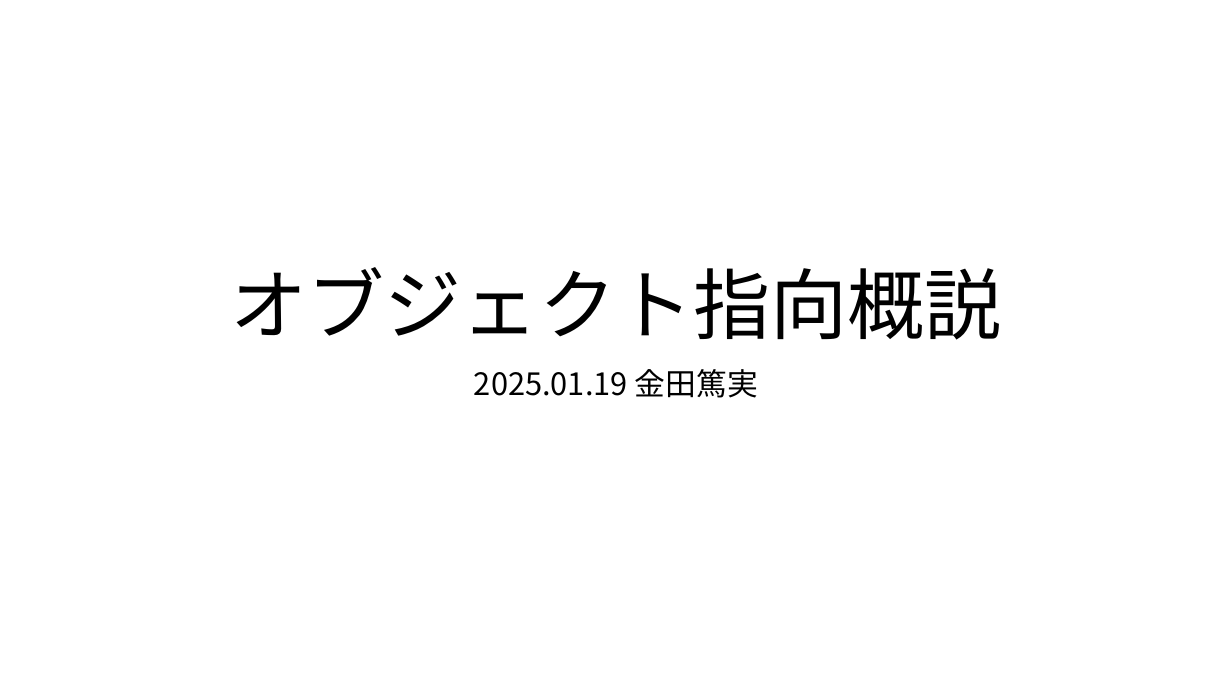
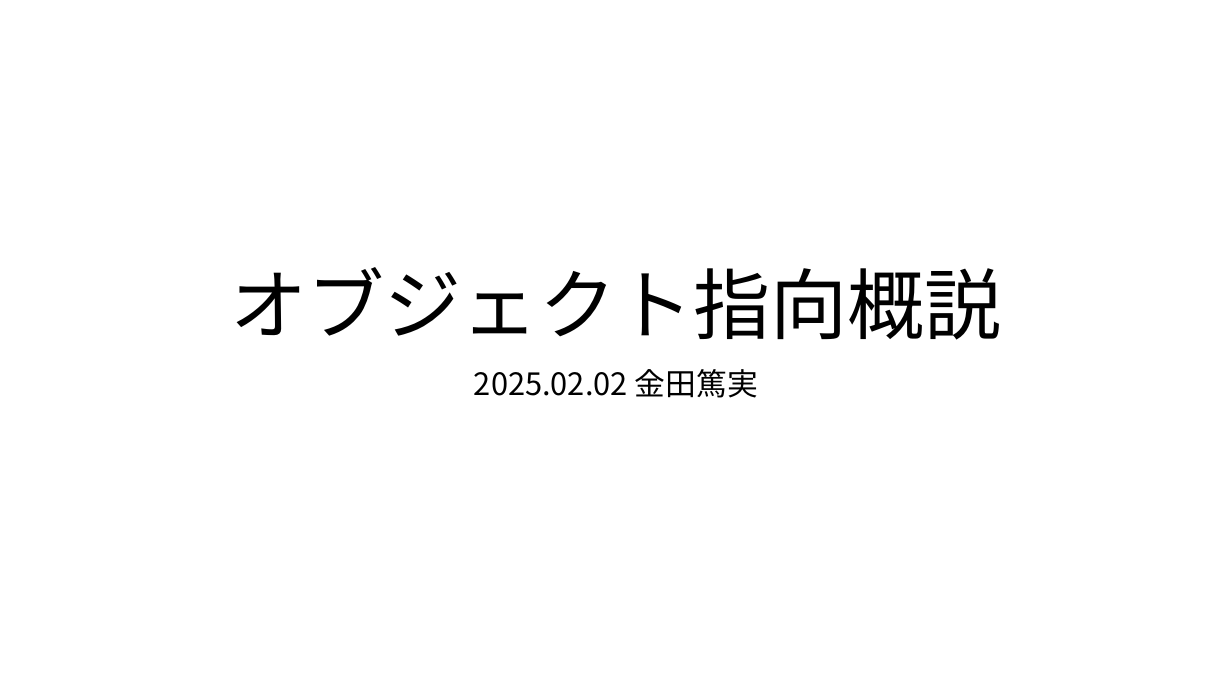
Before and after one commit to acchi17/CsSamply_DesignPattern, a slide deck: slide 1 of ObjectOrientedBasic/オブジェクト指向概説.pptx. Drawn at 1232x693 pixels with LibreOffice and Linux fonts; fonts in the diff are those of the drawing. Boxes give left, top, right and bottom in pixels: in the first picture for what was removed or moved away, otherwise in the second. Text is boxed around its words. In the diff, an @@ line names an element or a change of style, - is before the commit and + after.

```diff
--- a/ObjectOrientedBasic/オブジェクト指向概説.pptx
+++ b/ObjectOrientedBasic/オブジェクト指向概説.pptx
@@ subtitle at (x1=474, y1=369, x2=758, y2=398): text changed @@
-2025.01.19 金田篤実
+2025.02.02 金田篤実
```
Also in this commit, not shown: 1 other slide changed, 2 slides removed, 1 other file.
